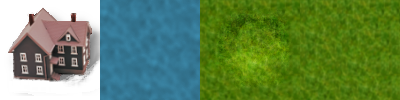
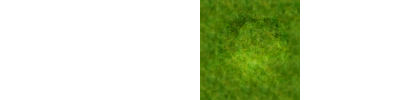
Comparing the layer stacks of the two (400, 100) images. Changes:
hid "House" over <box>7,7,100,96</box>
hid "Water" over <box>100,0,200,100</box>
hid "Grass" over <box>300,0,400,100</box>
